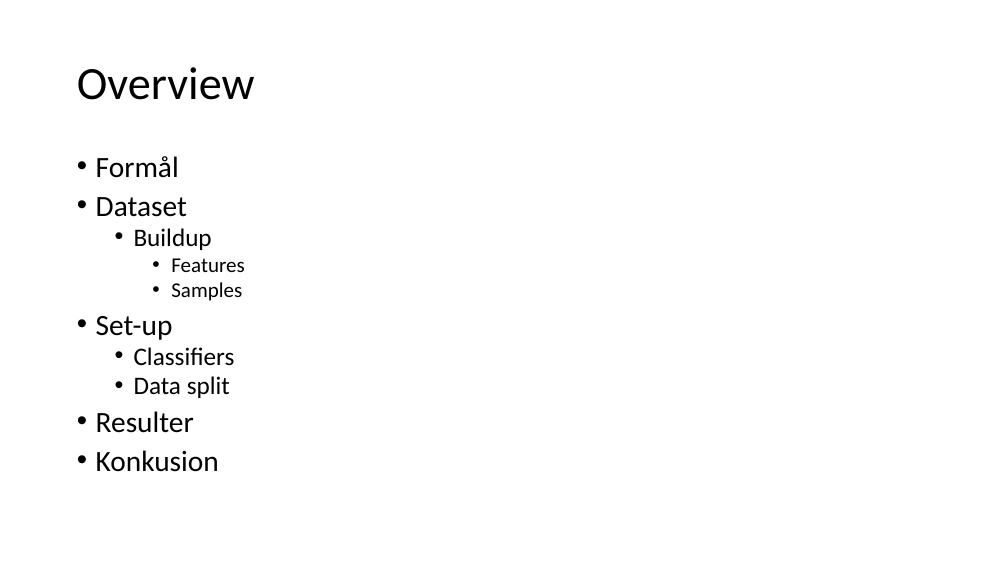
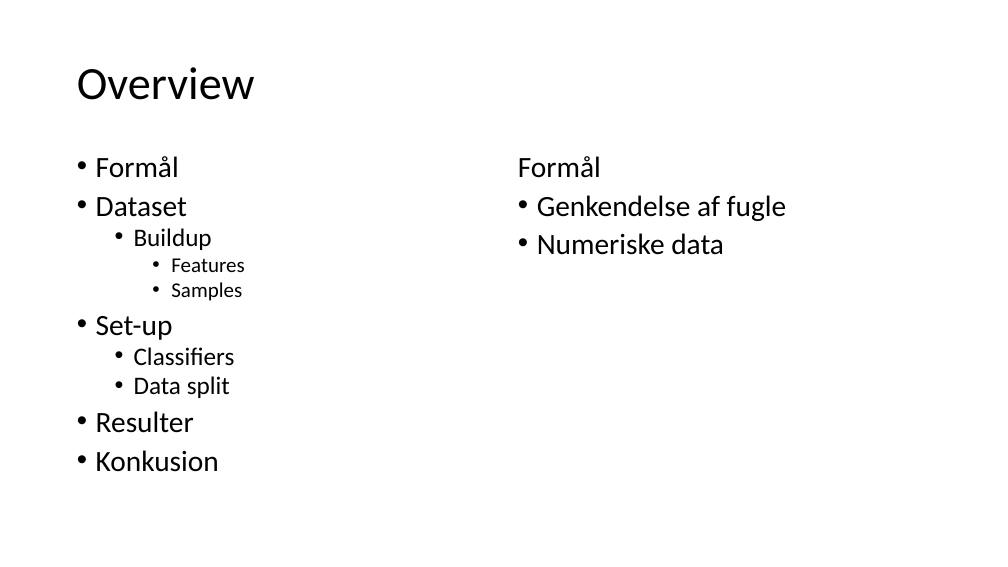
Before and after one commit to BenjaminElifLarsen/Machine_Learning_School, a slide deck: slide 2 of Case/Presentation/Presentation.pptx. Drawn at 1008x567 pixels with LibreOffice and Linux fonts; fonts in the diff are those of the drawing. Boxes give left, top, right and bottom in pixels: in the first picture for what was removed or moved away, otherwise in the second. Text is boxed around its words. In the diff, an @@ line names an element or a change of style, - is before the commit and + after.

Commit message:
saved some more data

```diff
--- a/Case/Presentation/Presentation.pptx
+++ b/Case/Presentation/Presentation.pptx
@@ text added at (x1=518, y1=156, x2=787, y2=255), 28 pt, text #000000 @@
+Formål
+• Genkendelse af fugle
+• Numeriske data
```
Also in this commit, not shown: 7 other slides changed, 2 slides added, 2 other files.
